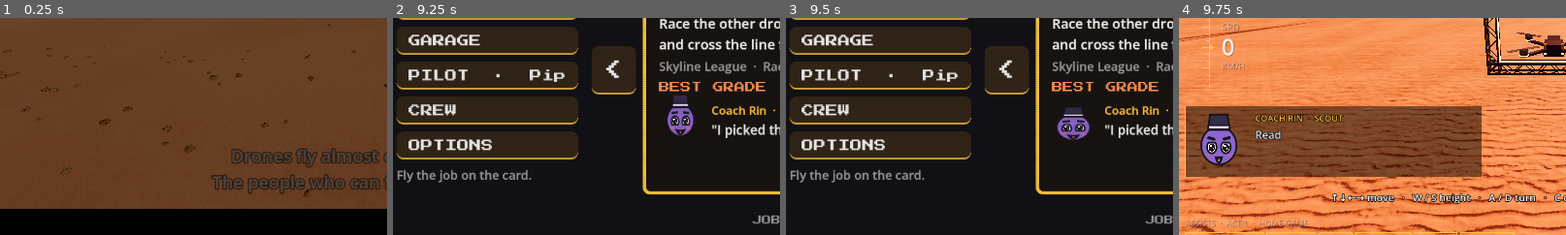
Above: before the commit, frames 1-4 (left to right).
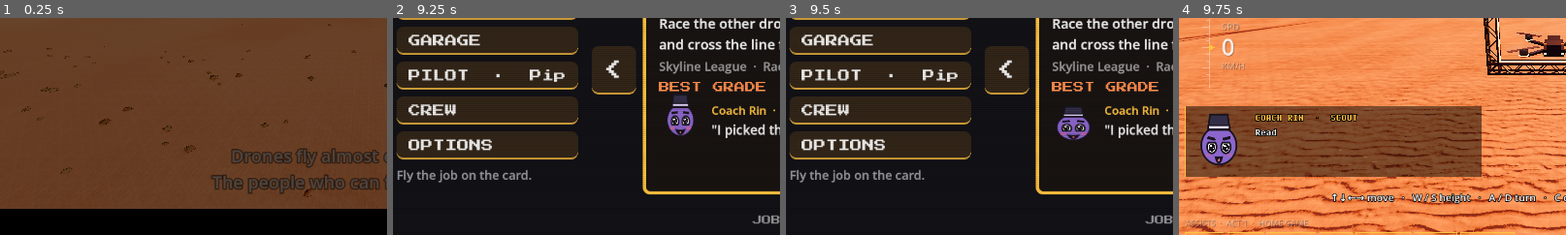
Above: after the commit, the same moments.

Repository: avdrav1/drone-sports
Game: Godot game, scene res://scenes/story/intro.tscn
Two runs of this game, one before a commit and one after it. Both use one fixed random seed, a clock stepped at 60 frames per second and the inputs below.
Inputs (mouse positions are % of the whole screen's width and height, from its top left):
- Up to frame 1 (0.25 s): no input
- Up to frame 2 (9.25 s): tap Enter (ui_accept) at 0.5, 0.77, 1.25, 9.02 s; move the mouse to (45, 70) at 0.52 s; hold Up (pitch_forward) 0.53-1.25 s; hold C (cycle_camera) 0.53-1.25 s; click (45, 70) at 0.67 s; drag from (80, 65) to (45, 70) at 1.27 s; click "FLY" at 2 s; click "FREE FLIGHT" at 2.75 s; click "GARAGE" at 3.5 s; click "PILOT · Pip" at 4.25 s; click "CREW" at 5 s; click "<" at 5.75 s; click ">" at 6.5 s; move the mouse to (63, 58) at 7.27 s; hold Left (roll_left) 7.28-8 s; hold F (drop_in) 7.28-8 s; click (63, 58) at 7.42 s; drag from (55, 50) to (20, 35) at 8.02 s; move the mouse to (35, 25) at 8.77 s; hold Down (pitch_back) from 8.78 s (still down); hold G (send_lap) from 8.78 s (still down)
- Up to frame 3 (9.5 s): keep holding Down (pitch_back); keep holding G (send_lap)
- Up to frame 4 (9.75 s): release Down (pitch_back) at 9.5 s; release G (send_lap) at 9.5 s; drag from (72, 45) to (35, 25) at 9.52 s
The pictures show only the part of the screen within x 2-52%, y 43-93%; the shares and areas given below are measured in that part.

Frames 1-3 are identical in both runs. In frame 4, 1.0% of the frame differs, in the area x 19-47%, y 44-57%.

Commit message:
Story 18.12: Radio font
Co-Authored-By: Claude Opus 5.5 <noreply@anthropic.com>

Diff:
--- a/scripts/ui/bark_box.gd
+++ b/scripts/ui/bark_box.gd
@@ -10,6 +10,9 @@
 # air has typed out, and chatter is dropped once stale and kept to one per gap.
 # Story 18.3: each line sets the face's emote (or clears it): hearts on a
 # finish with no strikes, the rest from data/crew/emotes.tres.
+# Story 18.12: lines type out in a monospaced pixel font, like a cabinet's comm
+# screen, and the name in its bold cut. The labels carry the fonts themselves,
+# so the panel reads the same in the HUD and under either front-end skin.
 
 @export var bark: Bark
 ## Seconds a line stays up after it has typed out.
@@ -36,6 +39,10 @@
 const FACE := 80.0
 ## Seconds of static drawn over the panel as a line opens.
 const STATIC_TIME := 0.18
+## The radio's fonts (CC0, data/LICENSES.md), at their native pixel size.
+const FONT: Font = preload("res://data/ui/fonts/PixelOperatorMonoHB.ttf")
+const NAME_FONT: Font = preload("res://data/ui/fonts/PixelOperatorMono-Bold.ttf")
+const FONT_SIZE := 16
 
 var portrait: CharacterPortrait
 var emote: EmoteBubble
@@ -56,8 +63,8 @@
 	portrait.mouse_filter = MOUSE_FILTER_IGNORE
 	add_child(portrait)
 	emote = EmoteBubble.attach(portrait)
-	name_label = _label(13, ACCENT)
-	label = _label(16, LINE)
+	name_label = _label(NAME_FONT, ACCENT)
+	label = _label(FONT, LINE)
 	label.autowrap_mode = TextServer.AUTOWRAP_WORD_SMART
 	label.vertical_alignment = VERTICAL_ALIGNMENT_TOP
 	# Lay the whole line out first, so words do not jump lines as it types.
@@ -67,10 +74,11 @@
 		bark.chirp_on_spoke = false
 	_layout()
 
-func _label(font_size: int, color: Color) -> Label:
+func _label(font: Font, color: Color) -> Label:
 	var l := Label.new()
 	l.mouse_filter = MOUSE_FILTER_IGNORE
-	l.add_theme_font_size_override("font_size", font_size)
+	l.add_theme_font_override("font", font)
+	l.add_theme_font_size_override("font_size", FONT_SIZE)
 	l.add_theme_color_override("font_color", color)
 	l.add_theme_color_override("font_outline_color", Color.BLACK)
 	l.add_theme_constant_override("outline_size", 4)
--- /dev/null
+++ b/tests/test_radio_font.gd
@@ -0,0 +1,117 @@
+extends RefCounted
+# Story 18.12: radio font. The radio panel types its lines in a chunky monospaced
+# pixel font and the name in its bold cut, in the HUD and under both front-end
+# skins; every existing line fits the panel at 960x720 and 1920x1080; the font
+# is CC0 and listed with its URL.
+
+const Sim = preload("res://tests/sim.gd")
+const LICENSES := "res://data/LICENSES.md"
+const SIZES: Array[Vector2] = [Vector2(960, 720), Vector2(1920, 1080)]
+
+## A radio panel on a host of `size`, themed by `skin` when given.
+func _radio(size: Vector2, skin: FrontSkin = null) -> BarkBox:
+	var host := Control.new()
+	host.size = size
+	if skin:
+		host.theme = skin.theme()
+	Sim.add(host)
+	var box := BarkBox.new()
+	host.add_child(box)
+	box.set_anchors_and_offsets_preset(Control.PRESET_FULL_RECT)
+	return box
+
+func _free(box: BarkBox) -> void:
+	box.get_parent().free()
+
+func test_panel_and_names_use_the_radio_font() -> bool:
+	var ok := true
+	for skin: FrontSkin in [null, FrontSkin.for_act(1), FrontSkin.for_act(2)]:
+		var box := _radio(Vector2(960, 720), skin)
+		ok = ok and box.label.get_theme_font("font") == BarkBox.FONT \
+			and box.name_label.get_theme_font("font") == BarkBox.NAME_FONT \
+			and box.label.get_theme_font_size("font_size") == BarkBox.FONT_SIZE
+		_free(box)
+	return ok
+
+func test_font_is_a_monospaced_pixel_font_with_a_bolder_name_cut() -> bool:
+	var ok := true
+	for f: Font in [BarkBox.FONT, BarkBox.NAME_FONT]:
+		var file := f as FontFile
+		# Every glyph the same width, and drawn crisp: no smoothing.
+		ok = ok and file != null and file.antialiasing == TextServer.FONT_ANTIALIASING_NONE \
+			and f.get_string_size("i", 0, -1, BarkBox.FONT_SIZE).x == f.get_string_size("W", 0, -1, BarkBox.FONT_SIZE).x
+	# The name's cut is a heavier weight of the same family.
+	return ok and BarkBox.NAME_FONT.get_font_weight() > BarkBox.FONT.get_font_weight() \
+		and BarkBox.NAME_FONT.get_font_name() == BarkBox.FONT.get_font_name().trim_suffix(" HB")
+
+## Every line the radio can show: each dialogue entry with {you} filled by the
+## speaker's longest name for you, each memorial, and each free-flight suggestion.
+func _all_lines() -> Array[String]:
+	var out: Array[String] = []
+	for file in DirAccess.get_files_at("res://data/dialogue"):
+		if file.get_extension() != "json":
+			continue
+		var c: Character = Roster.character(StringName(file.get_basename()))
+		var you := "pilot"
+		if c:
+			for n in c.calls_you:
+				if n.length() > you.length():
+					you = n
+		var data: Variant = JSON.parse_string(FileAccess.get_file_as_string("res://data/dialogue/" + file))
+		_collect(data, you, out)
+	var list: SuggestionList = load("res://data/radio/suggestions.tres")
+	for s in list.suggestions:
+		out.append(s.text)
+	return out
+
+func _collect(v: Variant, you: String, out: Array[String]) -> void:
+	if v is String:
+		out.append(v.replace("{you}", you))
+	elif v is Array:
+		for e in v:
+			_collect(e, you, out)
+	elif v is Dictionary:
+		if v.has("text"):
+			out.append(str(v.text).replace("{you}", you))
+		else:
+			for k in v:
+				_collect(v[k], you, out)
+
+func test_longest_line_fits_at_both_resolutions() -> bool:
+	var lines := _all_lines()
+	lines.sort_custom(func(a: String, b: String): return a.length() > b.length())
+	var ok := lines.size() > 100
+	for s in SIZES:
+		var box := _radio(s)
+		await Sim.process_frames(1)
+		var panel := BarkBox.panel_rect(s)
+		ok = ok and Rect2(Vector2.ZERO, s).encloses(panel) and panel.encloses(Rect2(box.label.position, box.label.size)) \
+			and panel.encloses(Rect2(box.name_label.position, box.name_label.size))
+		var height := BarkBox.FONT.get_height(BarkBox.FONT_SIZE)
+		for text in lines:
+			box.label.text = text
+			# Every wrapped line is shown in full: none cut off below the panel.
+			if box.label.get_line_count() > box.label.get_visible_line_count() \
+					or box.label.get_line_count() * height > box.label.size.y:
+				print("        clipped at %s: %s" % [s, text])
+				ok = false
+		for id in Roster.ids():
+			var c: Character = Roster.character(id)
+			var name := ("%s  ·  %s" % [c.name, c.role]).to_upper()
+			if BarkBox.NAME_FONT.get_string_size(name, 0, -1, BarkBox.FONT_SIZE).x > box.name_label.size.x:
+				print("        name too wide at %s: %s" % [s, name])
+				ok = false
+		_free(box)
+	return ok
+
+func test_font_is_cc0_with_url() -> bool:
+	var listed := {}
+	for line in FileAccess.get_file_as_string(LICENSES).split("\n"):
+		var cells := line.split("|")
+		if cells.size() >= 4:
+			var file := cells[1].strip_edges().trim_prefix("`").trim_suffix("`")
+			listed[file] = cells[2].contains("https://") and cells[3].strip_edges() == "CC0"
+	var ok := true
+	for f: Font in [BarkBox.FONT, BarkBox.NAME_FONT]:
+		ok = ok and listed.get(f.resource_path.trim_prefix("res://data/"), false)
+	return ok
Not shown, added: data/ui/fonts/PixelOperator.LICENSE.txt
Binary file added: data/ui/fonts/PixelOperatorMono-Bold.ttf
Not shown, added: data/ui/fonts/PixelOperatorMono-Bold.ttf.import
Binary file added: data/ui/fonts/PixelOperatorMonoHB.ttf
Not shown, added: data/ui/fonts/PixelOperatorMonoHB.ttf.import
Not shown, added: tests/test_radio_font.gd.uid
Not shown, changed: .gitignore
Not shown, changed: data/LICENSES.md
Not shown, changed: data/ui/fonts/README.md
Not shown, changed: docs/BACKLOG.md
